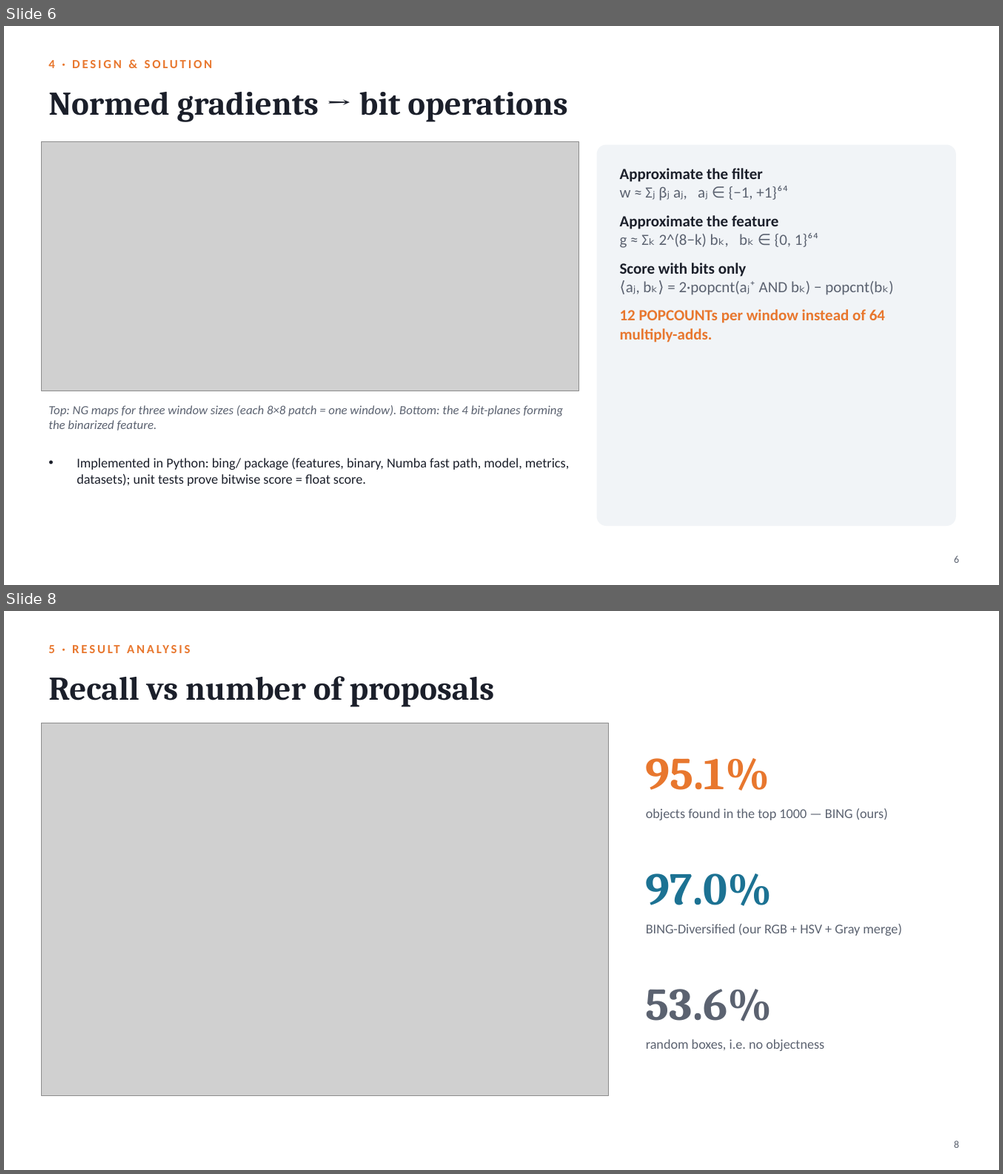
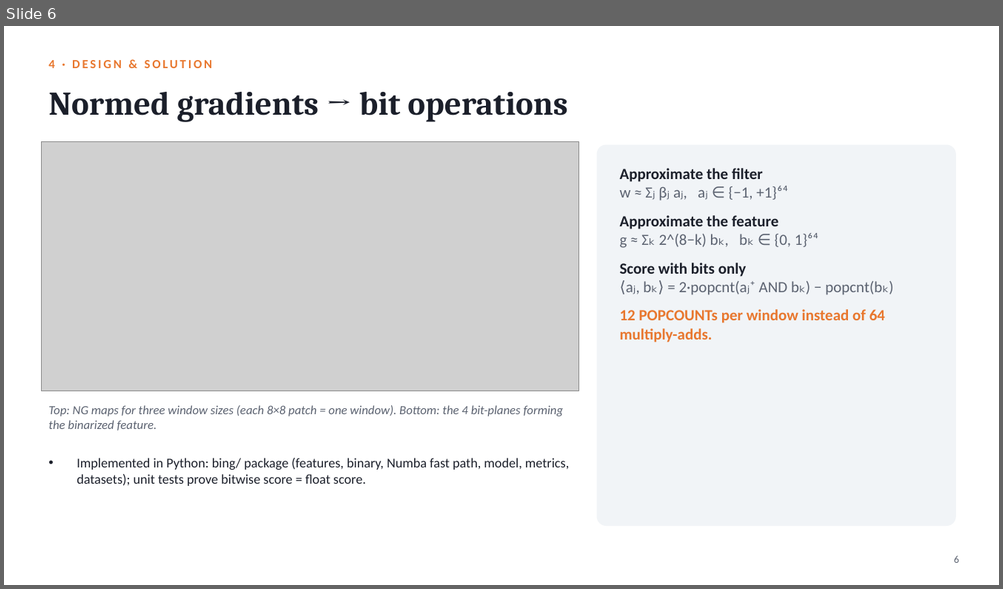
Before and after one commit to hari18305/cvprojectg10, a slide deck: presentation/BING_Objectness_Group10.pptx. Shown one above the other, each under a label of ours: slides 6 and 8 before the commit, slide 6 after it; the slides between them are not shown. The pictures are 1003x1174 and 1003x589 pixels, drawn with LibreOffice and Linux fonts; fonts in the diff are those of the drawing; grey boxes stand for pictures. Boxes give left, top, right and bottom in pixels: in the first picture for what was removed or moved away, otherwise in the second. Text is boxed around its words. In the diff, an @@ line names an element or a change of style, - is before the commit and + after.

Commit message:
Update slides and README with PASCAL VOC 2007 results

```diff
--- a/presentation/BING_Objectness_Group10.pptx
+++ b/presentation/BING_Objectness_Group10.pptx
@@ slide 8 removed at (4, 611, 999, 1170), background #FFFFFF @@
@@ text removed at (48, 645, 54, 653) @@
-5 · RESULT ANALYSIS
@@ text removed at (48, 676, 495, 707) @@
-Recall vs number of proposals
@@ picture removed at (41, 723, 609, 1096) @@
@@ text removed at (646, 758, 769, 791) @@
-95.1%
@@ text removed at (646, 809, 888, 820) @@
-objects found in the top 1000 — BING (ours)
@@ text removed at (646, 874, 771, 906) @@
-97.0%
@@ text removed at (646, 924, 902, 936) @@
-BING-Diversified (our RGB + HSV + Gray merge)
@@ text removed at (646, 989, 772, 1022) @@
-53.6%
@@ text removed at (646, 1039, 824, 1051) @@
-random boxes, i.e. no objectness
@@ text removed at (953, 1141, 959, 1148) @@
-8
```
Also in this commit, not shown: 6 slides changed, 2 slides added, 1 other slide removed, 3 other files.
